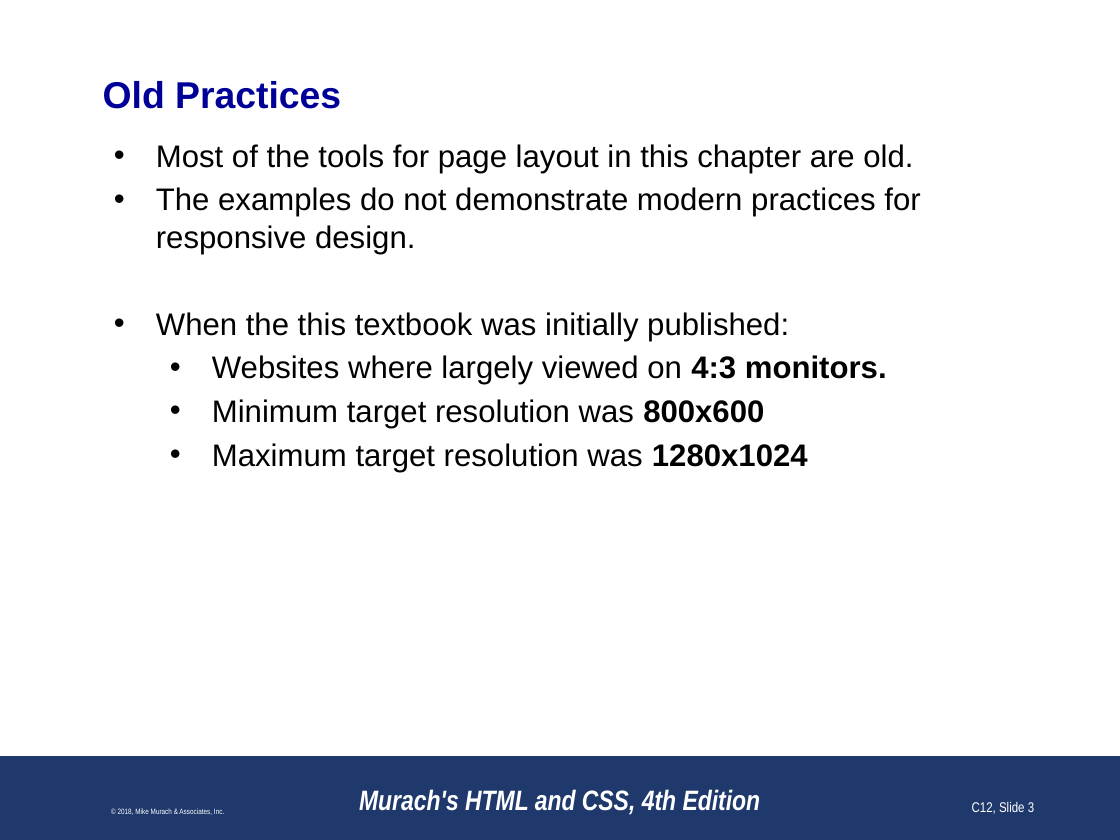
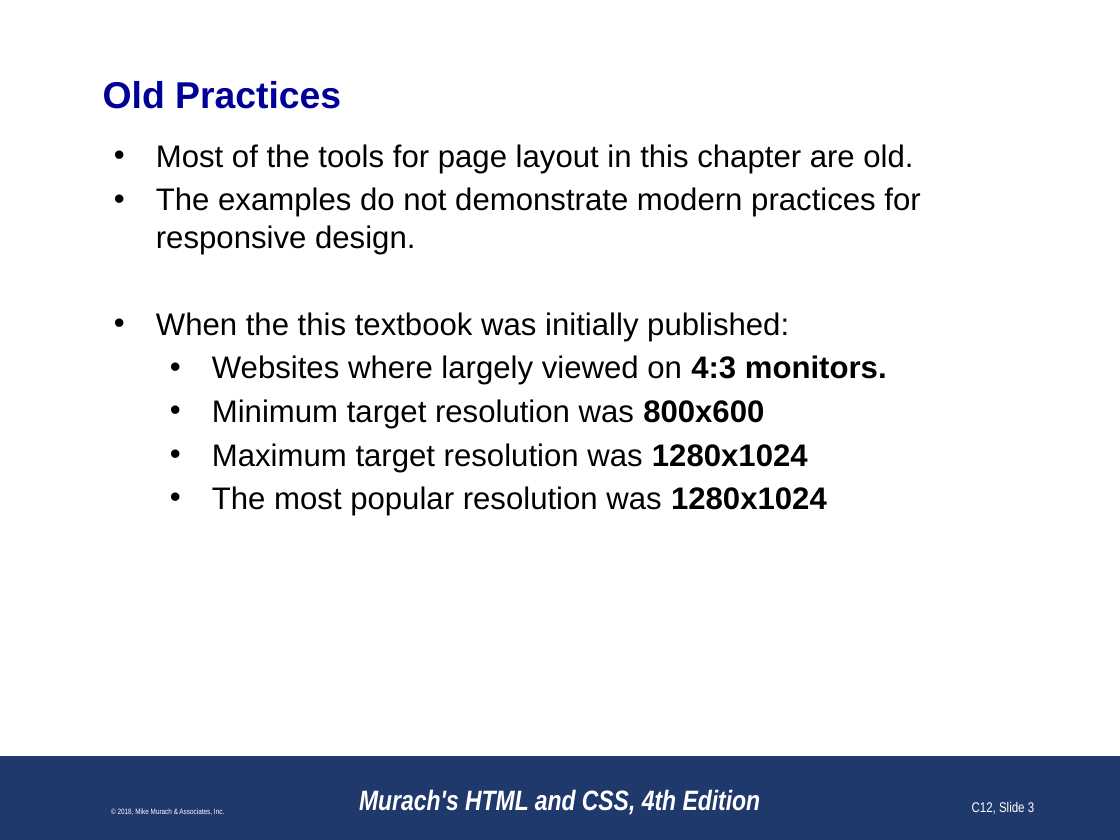
Before and after one commit to paulsmithkc/awd1000_base_lab_and_homework, a slide deck: slide 3 of murach_html_4e/slides/Chapter 6 slides (Revised).pptx. Drawn at 1120x840 pixels with LibreOffice and Linux fonts; fonts in the diff are those of the drawing; background and template pictures are left out. Boxes give left, top, right and bottom in pixels: in the first picture for what was removed or moved away, otherwise in the second. Text is boxed around its words. In the diff, an @@ line names an element or a change of style, - is before the commit and + after.

Commit message:
Updating slide with popular resolution from yester-year.

```diff
--- a/murach_html_4e/slides/Chapter 6 slides (Revised).pptx
+++ b/murach_html_4e/slides/Chapter 6 slides (Revised).pptx
@@ text at [212,486,827,516]: paragraph added @@
+  • The most popular resolution was 1280x1024
```
